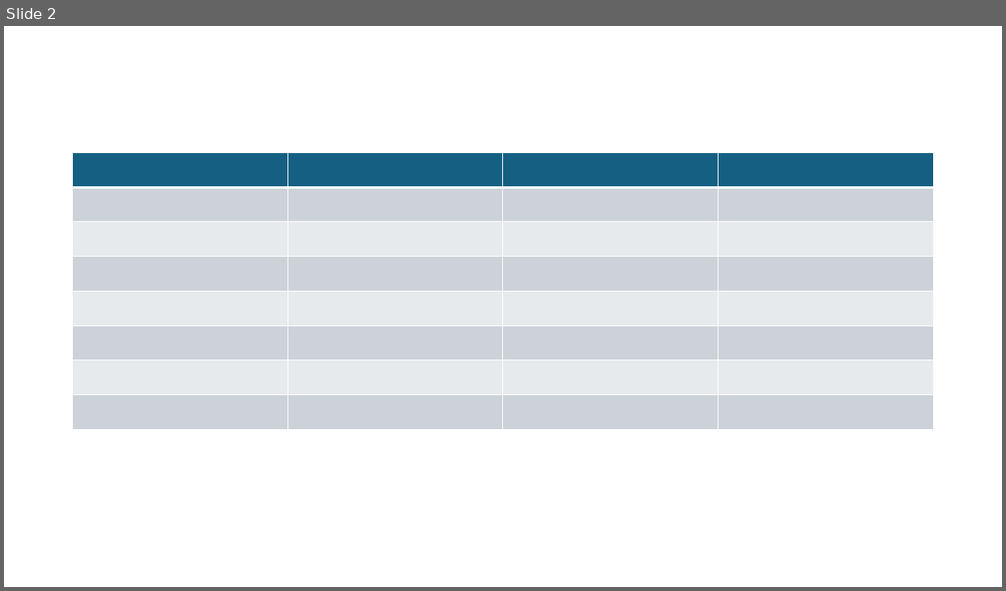
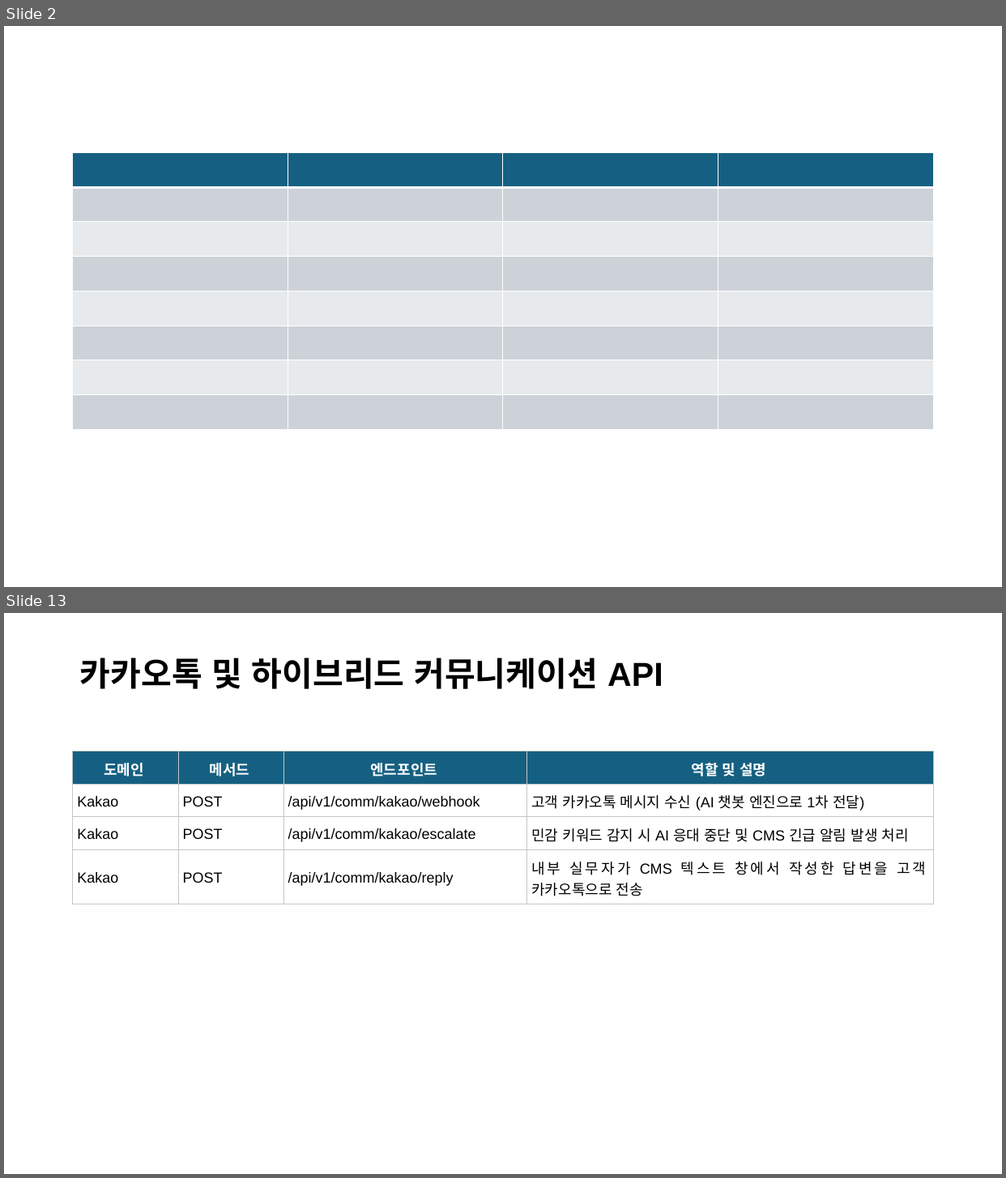
Before and after one commit to esketch-ai/hooxi-cms, a slide deck: Docs/Hooxi-CMS.pptx. Shown one above the other, each under a label of ours: slide 2 before the commit, slides 2 and 13 after it; the slides between them are not shown. The pictures are 1006x591 and 1006x1178 pixels, drawn with LibreOffice and Linux fonts; fonts in the diff are those of the drawing. Boxes give left, top, right and bottom in pixels: in the first picture for what was removed or moved away, otherwise in the second. Text is boxed around its words. In the diff, an @@ line names an element or a change of style, - is before the commit and + after.

```diff
--- a/Docs/Hooxi-CMS.pptx
+++ b/Docs/Hooxi-CMS.pptx
@@ slide 13 added at [4,613,1002,1174], background #FFFFFF @@
@@ title added at [80,658,663,689], 32 pt, text #000000, bold @@
+카카오톡 및 하이브리드 커뮤니케이션 API
@@ table added at [73,752,935,900], 4 rows, 4 columns @@
+도메인 | 메서드 | 엔드포인트 | 역할 및 설명
+Kakao | POST | /api/v1/comm/kakao/webhook | 고객 카카오톡 메시지 수신 (AI 챗봇 엔진으로 1차 전달)
+Kakao | POST | /api/v1/comm/kakao/escalate | 민감 키워드 감지 시 AI 응대 중단 및 CMS 긴급 알림 발생 처리
+Kakao | POST | /api/v1/comm/kakao/reply | 내부 실무자가 CMS 텍스트 창에서 작성한 답변을 고객 카카오톡으로 전송
```
Also in this commit, not shown: 5 slides changed, 28 other slides added, 15 other files.
